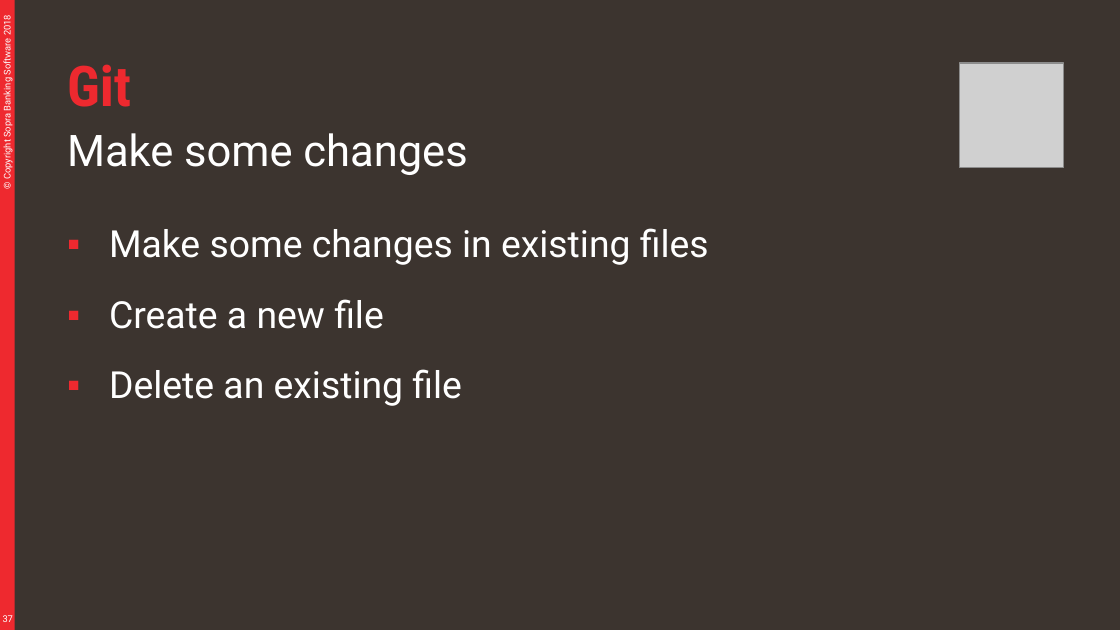
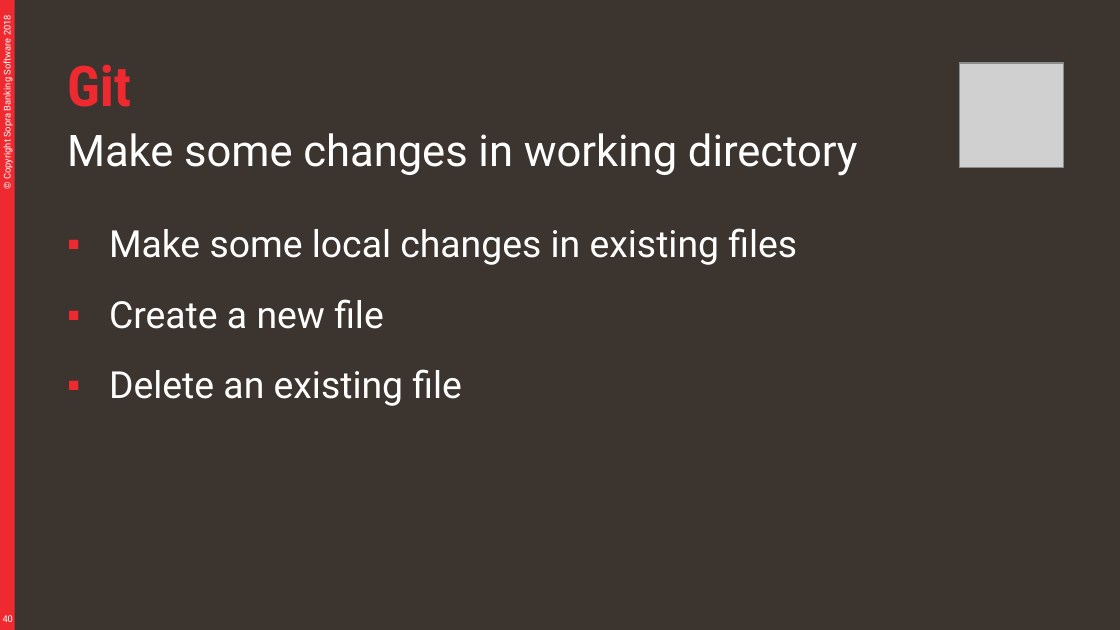
Before and after one commit to divesh979/murari, a slide deck: slide 40 of material/Git.pptx (slide 37 before the commit). Drawn at 1120x630 pixels with LibreOffice and Linux fonts; fonts in the diff are those of the drawing; grey boxes stand for pictures. Boxes give left, top, right and bottom in pixels: in the first picture for what was removed or moved away, otherwise in the second. Text is boxed around its words. In the diff, an @@ line names an element or a change of style, - is before the commit and + after.

```diff
--- a/material/Git.pptx
+++ b/material/Git.pptx
@@ text at [67,133,858,176]: text changed @@
-Make some changes
+Make some changes in working directory
@@ text at [109,228,797,265]: text changed @@
-▪ Make some changes in existing files
+▪ Make some local changes in existing files
@@ page number at [3,615,13,622]: text changed @@
-37
+40
```
Also in this commit, not shown: 17 other slides changed, 3 slides added, 2 other files.
